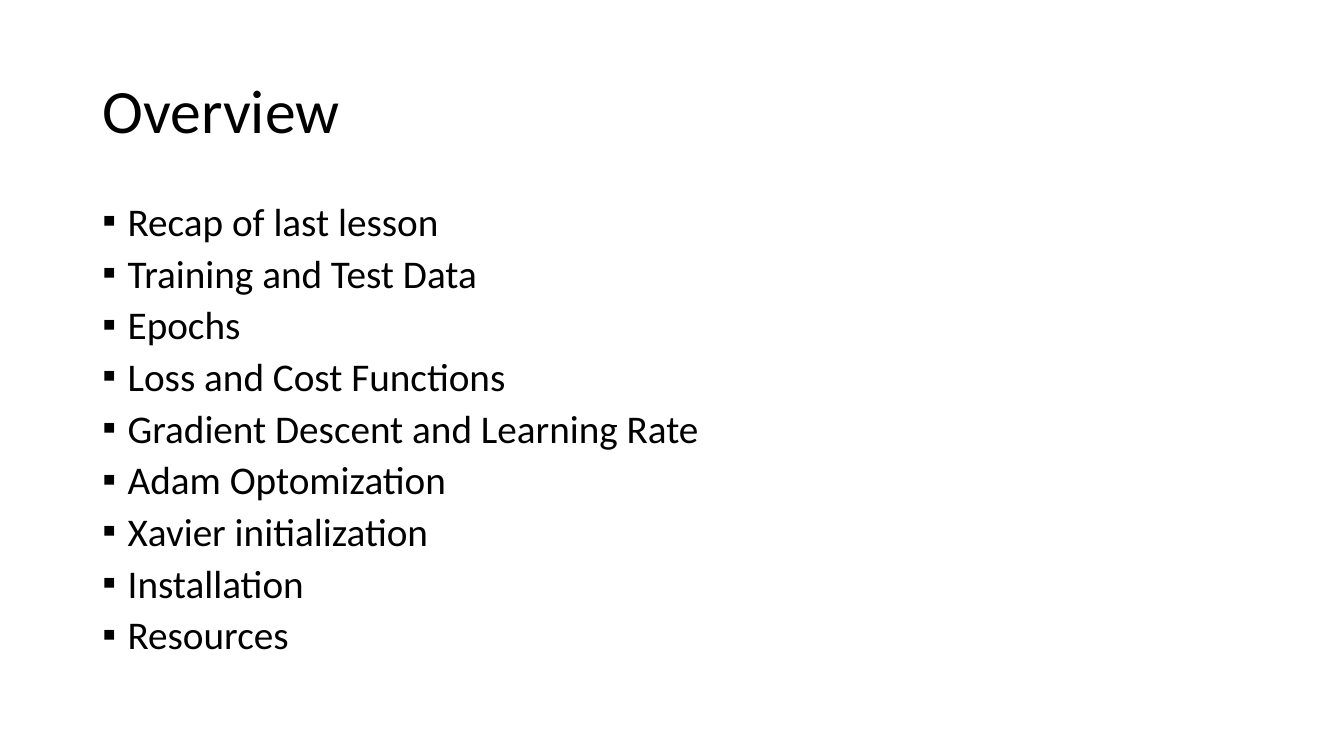
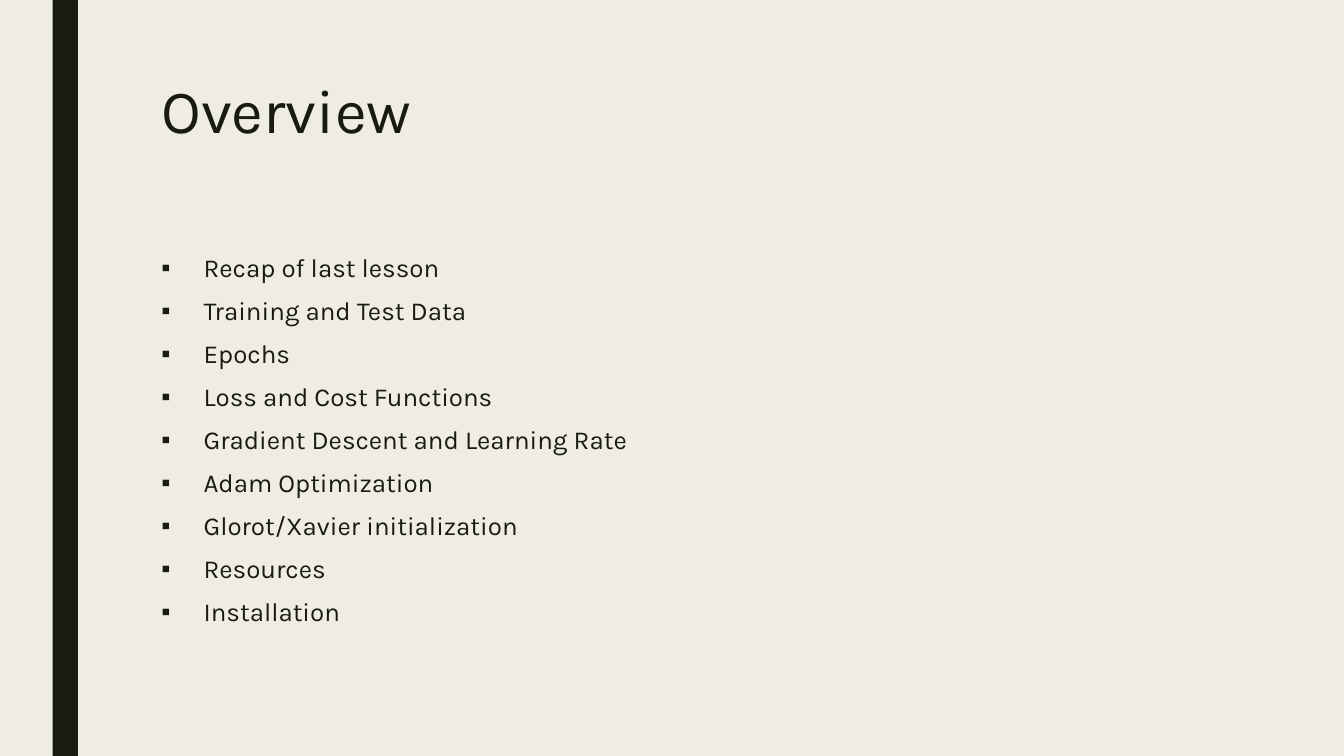
Before and after one commit to akiljames83/MacAI-2018, a slide deck: slide 2 of Lessons/Lesson2.pptx. Drawn at 1344x756 pixels with LibreOffice and Linux fonts; fonts in the diff are those of the drawing. Boxes give left, top, right and bottom in pixels: in the first picture for what was removed or moved away, otherwise in the second. Text is boxed around its words. In the diff, an @@ line names an element or a change of style, - is before the commit and + after.

Commit message:
edits to lesson2

```diff
--- a/Lessons/Lesson2.pptx
+++ b/Lessons/Lesson2.pptx
@@ background #FFFFFF to #EFEDE3 @@
@@ rectangle added at (52, 0, 78, 756), fill #191B0E @@
@@ title "Overview": place and size @@
-title "Overview" at (102, 90, 339, 134)
+title "Overview" at (161, 90, 411, 134)
@@ title "Overview" at (161, 90, 411, 134): font Calibri to Karla, text colour #000000 to #191B0E; line spacing 0.9 to 0.89; vertical alignment middle to top @@
@@ text "Recap of last lesson": place and size @@
-text "Recap of last lesson" at (128, 208, 699, 650)
+text "Recap of last lesson" at (204, 259, 627, 622)
@@ text at (204, 259, 627, 622): size 28 to 18.5 pt, font Calibri to Karla, text colour #000000 to #191B0E in "Recap of last lesson", "Training and Test Data", "Epochs", "Loss and Cost Functions" and 2 more places; indent changed; line spacing 0.8 to 0.84; more space between paragraphs @@
@@ text at (204, 474, 517, 579): text changed; size 28 to 18.5 pt; font Calibri to Karla; text colour #000000 to #191B0E @@
-▪ Adam Optomization
-▪ Xavier initialization
+▪ Adam Optimization
+▪ Glorot/Xavier initialization
+▪ Resources
@@ text at (128, 624, 289, 650): paragraph removed @@
-▪ Resources
```
Also in this commit, not shown: 19 other slides changed, 2 slides added.
